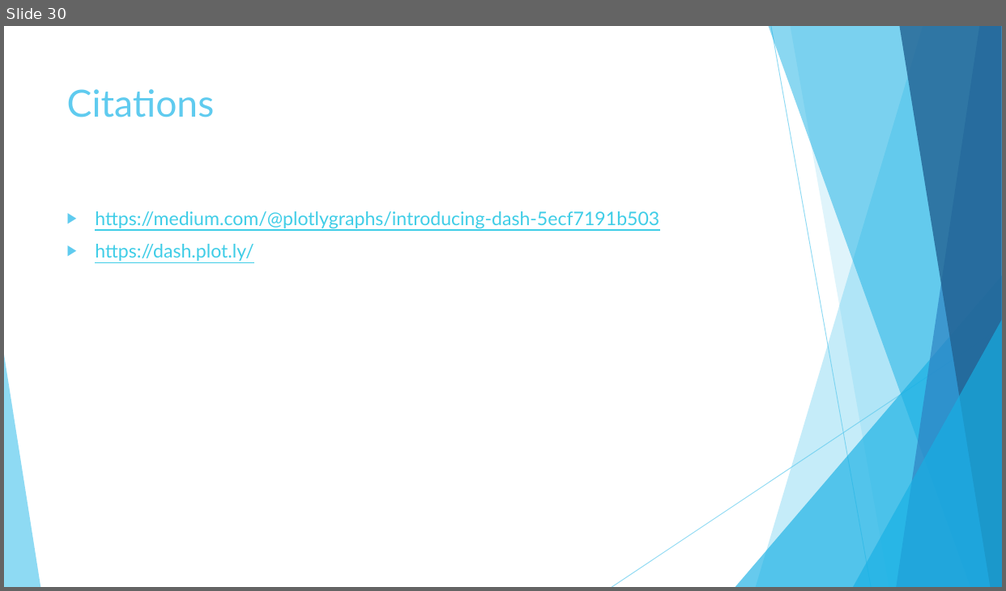
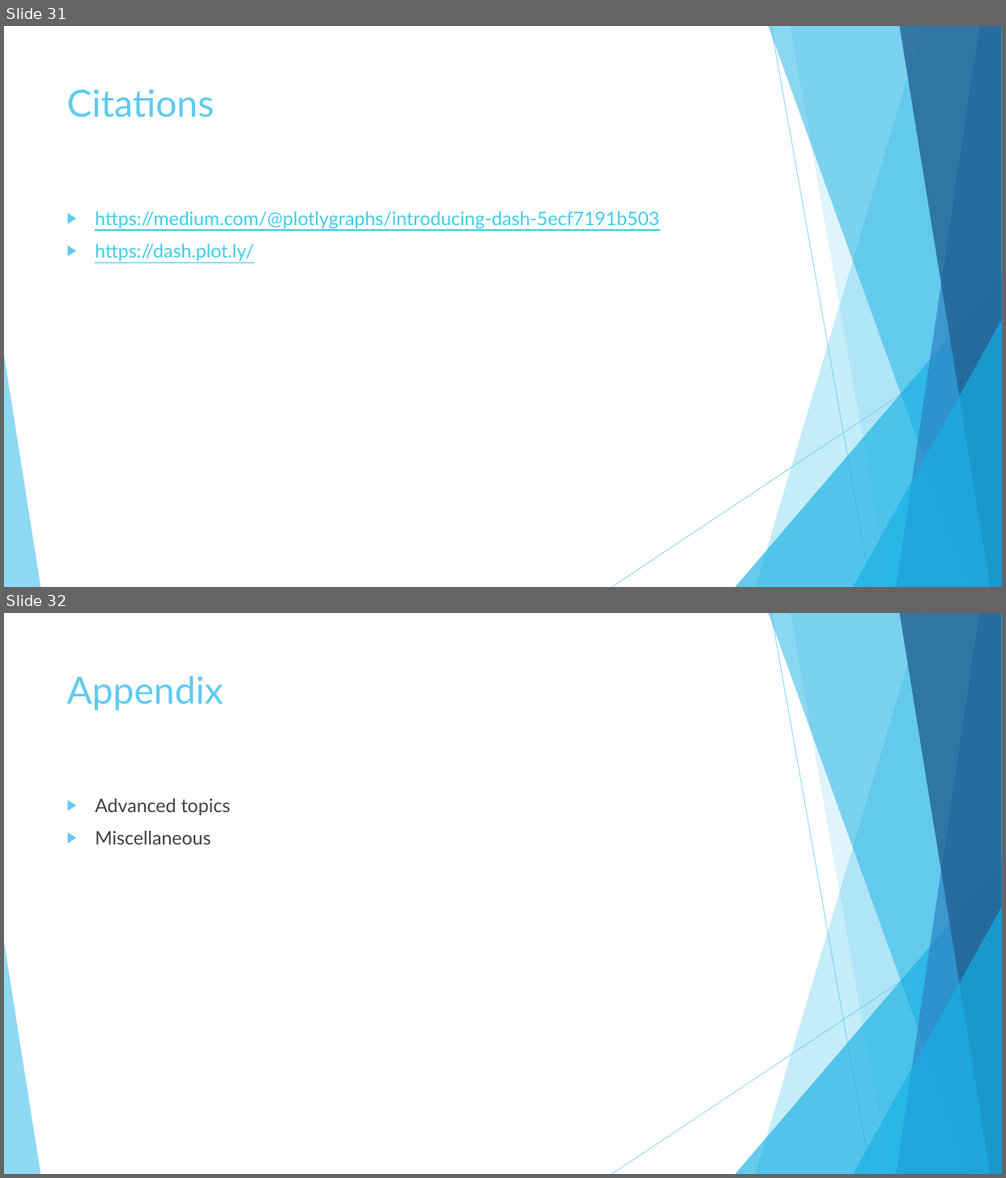
Before and after one commit to BradburyThompson/dash, a slide deck: Amgen_Dash_Slides.pptx. Shown one above the other, each under a label of ours: slide 30 before the commit, slides 31 and 32 after it. The pictures are 1006x591 and 1006x1178 pixels, drawn with LibreOffice and Linux fonts; fonts in the diff are those of the drawing. Boxes give left, top, right and bottom in pixels: in the first picture for what was removed or moved away, otherwise in the second. Text is boxed around its words. In the diff, an @@ line names an element or a change of style, - is before the commit and + after.

```diff
--- a/Amgen_Dash_Slides.pptx
+++ b/Amgen_Dash_Slides.pptx
@@ slide 32 added at (x1=4, y1=613, x2=1002, y2=1174), background #FFFFFF; not listed: 10 template elements that a slide beside it also shows @@
@@ title added at (x1=67, y1=676, x2=224, y2=710), 36 pt, text #5FCBEF @@
+Appendix
@@ text added at (x1=95, y1=798, x2=231, y2=845), 18 pt, text #404040 @@
+▶ Advanced topics
+▶ Miscellaneous
@@ what was slide 30 is now slide 31 @@
```
Also in this commit, not shown: 10 slides changed, 3 other slides added.
